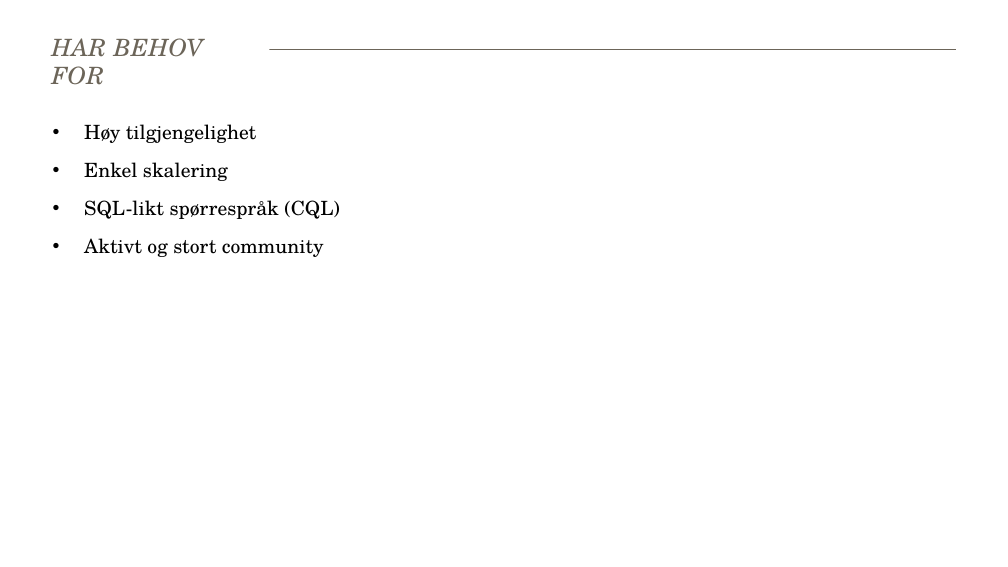
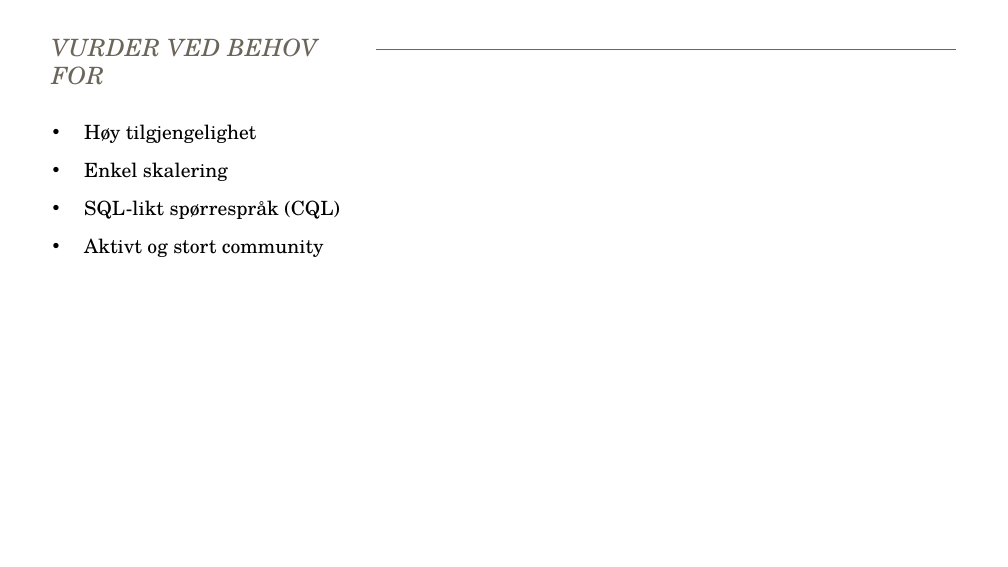
Before and after one commit to baakind/cassandra-workshop, a slide deck: slide 7 of intro.pptx. Drawn at 1008x567 pixels with LibreOffice and Linux fonts; fonts in the diff are those of the drawing. Boxes give left, top, right and bottom in pixels: in the first picture for what was removed or moved away, otherwise in the second. Text is boxed around its words. In the diff, an @@ line names an element or a change of style, - is before the commit and + after.

```diff
--- a/intro.pptx
+++ b/intro.pptx
@@ title at bbox=[52, 38, 318, 85]: text changed @@
-HAR BEHOV FOR
+VURDER VED BEHOV FOR
```
Also in this commit, not shown: 3 other slides changed.
